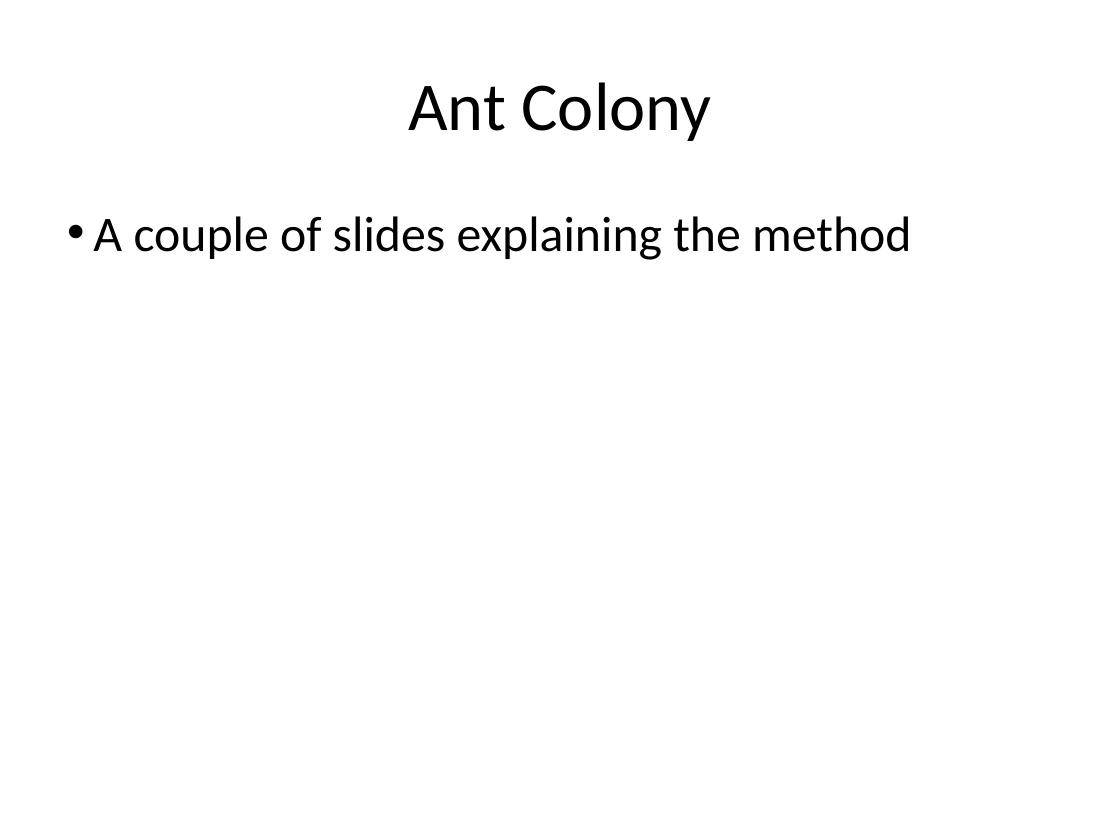
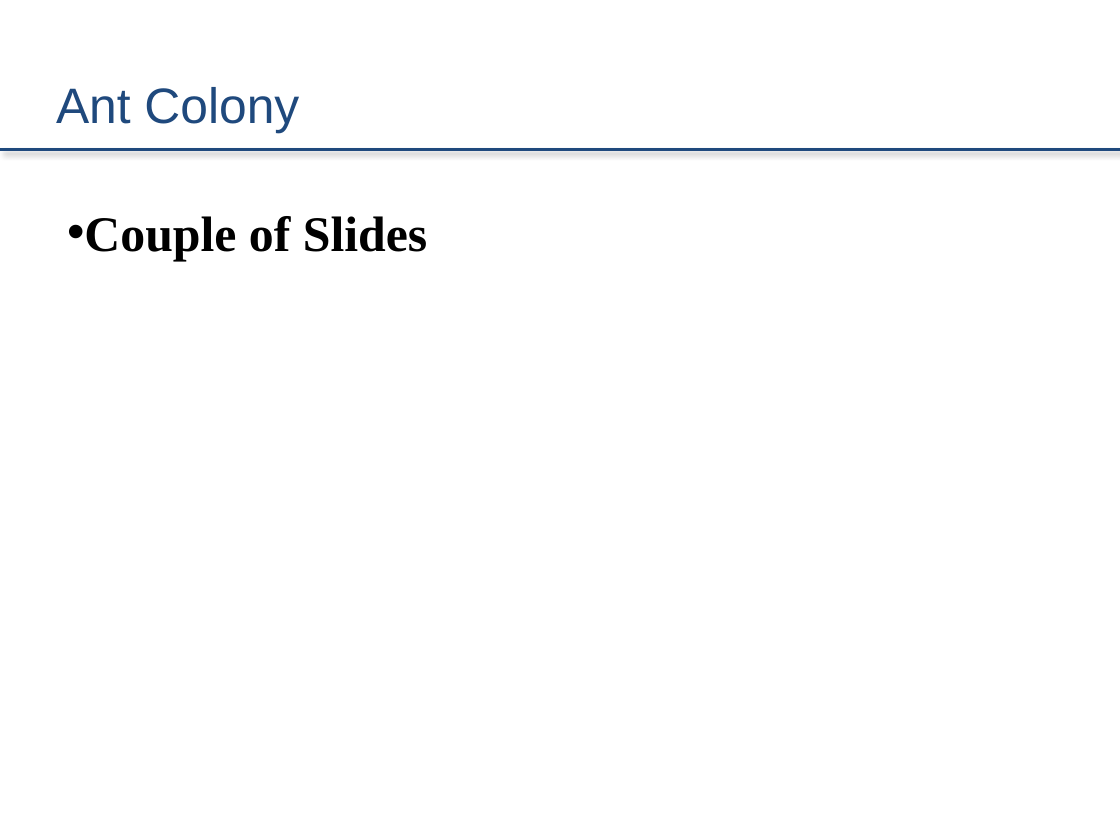
Before and after one commit to zestrada/atomicscalesimulationgroup2, a slide deck: slide 9 of Presentation/FinalPresentation.pptx. Drawn at 1120x840 pixels with LibreOffice and Linux fonts; fonts in the diff are those of the drawing. Boxes give left, top, right and bottom in pixels: in the first picture for what was removed or moved away, otherwise in the second. Text is boxed around its words. In the diff, an @@ line names an element or a change of style, - is before the commit and + after.

```diff
--- a/Presentation/FinalPresentation.pptx
+++ b/Presentation/FinalPresentation.pptx
@@ title "Ant Colony" at box(56, 87, 299, 133): size 44 to 32 pt, font Calibri to Arial, text colour #000000 to #1F497D; alignment centre to left @@
@@ line added from (0, 149) to (1120, 149), #1F497D 2.25 pt @@
@@ text at box(84, 216, 427, 261): text changed; font Calibri to Times New Roman; bold on @@
-• A couple of slides explaining the method
+• Couple of Slides
```
Also in this commit, not shown: 6 other slides changed, 4 slides added, 5 slides removed.
